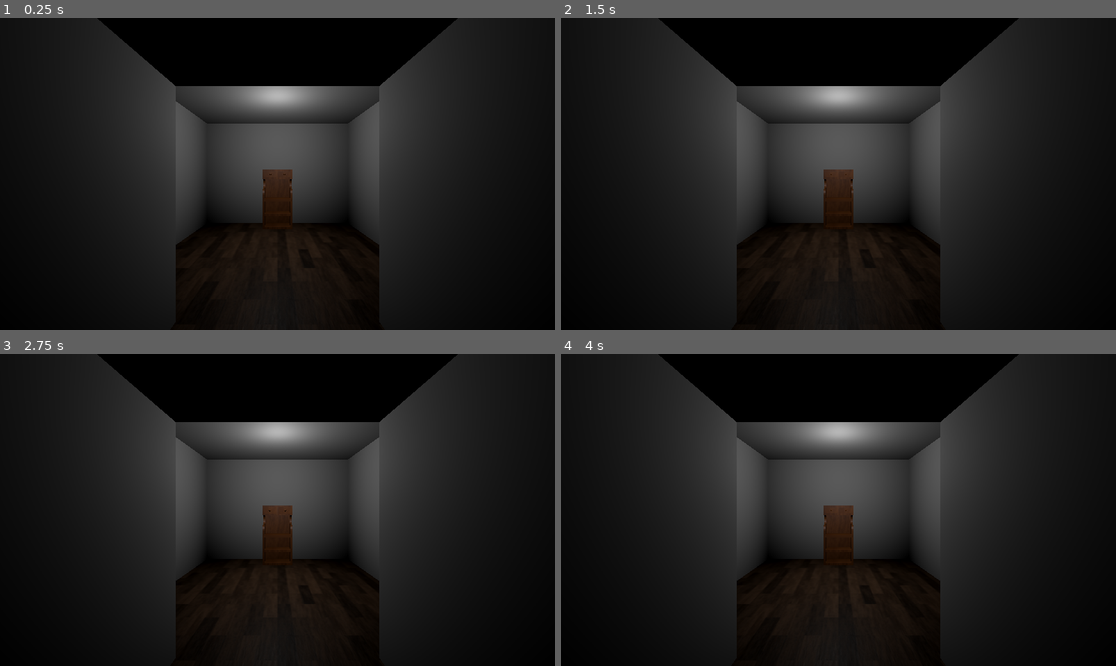
Above: before the commit, frames 1-4 (two rows, left to right).
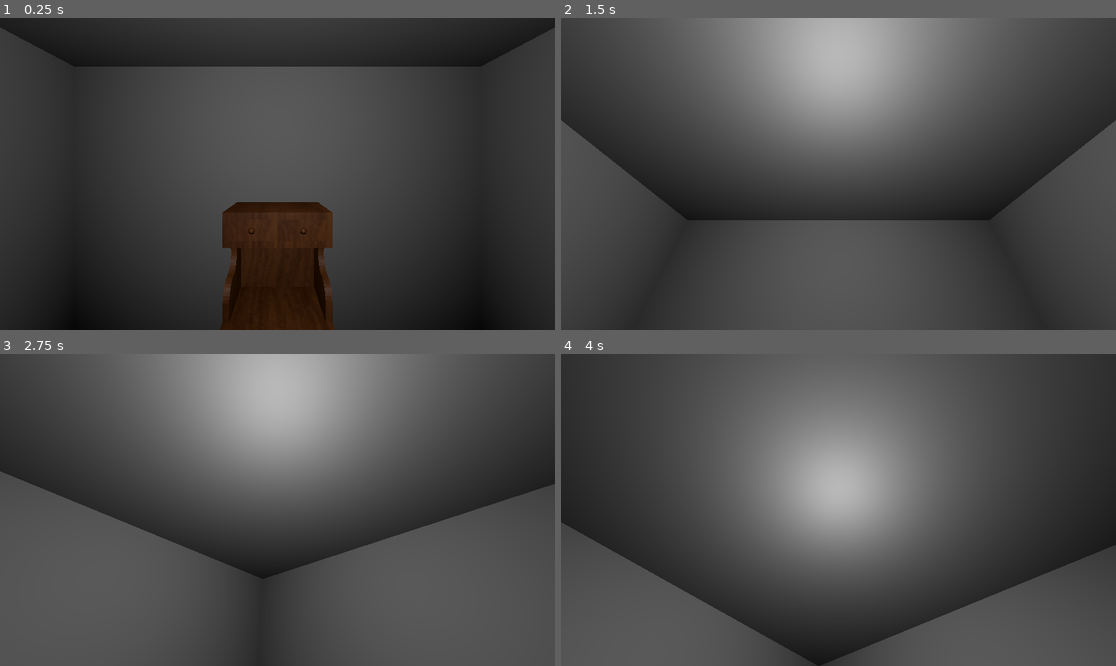
Above: after the commit, the same moments.

Repository: Angburmun/EV2024-25-escape-room
Game: Godot game, scene res://escena_pasillo.tscn
The game is run twice, just before and just after one commit, with the same random seed, the same clock (stepped at 60 frames per second) and the same inputs.
Inputs:
- Up to frame 1 (0.25 s): no input
- Up to frame 2 (1.5 s): tap Enter (ui_accept) at 0.5, 0.77 s; hold Down (camara_abajo) 0.53-1.28 s; tap Up (camara_arriba) at 1.35 s
- Up to frame 3 (2.75 s): tap Enter (ui_accept) at 1.52, 2 s; hold Right (camara_derecha) from 2.03 s (still down)
- Up to frame 4 (4 s): release Right (camara_derecha) at 2.78 s; tap Left (camara_izquierda) at 2.85 s; tap Enter (ui_accept) at 3.02, 3.5, 3.77 s; hold Down (camara_abajo) from 3.53 s (still down)

The runs differ from the first frame. In frame 1, 46% of the frame differs, in the area x 0-100%, y 0-100%; in frame 2, 80%; in frame 3, 84%; in frame 4, 90%.
Error before the commit: Attempt to call function 'rotate_y' in base 'null instance' on a null instance. (res://ESCENAS/camara.gd:28)

Commit message:
Creada cámara primera persona

Diff:
--- /dev/null
+++ b/ESCENAS/camara_fp.tscn
@@ -0,0 +1,15 @@
+[gd_scene load_steps=2 format=3 uid="uid://i75ortjs8325"]
+
+[ext_resource type="Script" uid="uid://bdjguon1hky5f" path="res://ESCENAS/camara.gd" id="1_700mp"]
+
+[node name="camara" type="Node3D"]
+script = ExtResource("1_700mp")
+
+[node name="EjeY" type="Node3D" parent="."]
+
+[node name="EjeX" type="Node3D" parent="EjeY"]
+
+[node name="vista" type="Camera3D" parent="EjeY/EjeX"]
+transform = Transform3D(1, 0, 0, 0, 1, 0, 0, 0, 1, 0, 1, 0)
+cull_mask = 1047553
+current = true
--- a/ESCENAS/escena-sillas.tscn
+++ b/ESCENAS/escena-sillas.tscn
@@ -2,7 +2,7 @@
 
 [ext_resource type="PackedScene" uid="uid://c14kfjqjja704" path="res://ESCENAS/silla.tscn" id="1_865ah"]
 [ext_resource type="PackedScene" uid="uid://c7xdstrk74yeg" path="res://ESCENAS/habitacion.tscn" id="1_ugwex"]
-[ext_resource type="PackedScene" uid="uid://dl2wtuxa6p5tn" path="res://ESCENAS/camara.tscn" id="3_sks45"]
+[ext_resource type="PackedScene" uid="uid://dl2wtuxa6p5tn" path="res://ESCENAS/camara_orbital.tscn" id="3_sks45"]
 [ext_resource type="PackedScene" uid="uid://bxsxp5hgjo068" path="res://ESCENAS_BLENDER/blender_aparador.tscn" id="4_uh5f3"]
 
 [node name="escena-sillas" type="Node3D"]
--- a/escena_pasillo.tscn
+++ b/escena_pasillo.tscn
@@ -1,15 +1,29 @@
-[gd_scene load_steps=5 format=3 uid="uid://b7rewe1nniolb"]
+[gd_scene load_steps=7 format=3 uid="uid://b7rewe1nniolb"]
 
+[ext_resource type="PackedScene" uid="uid://i75ortjs8325" path="res://ESCENAS/camara_fp.tscn" id="1_66ue0"]
 [ext_resource type="PackedScene" uid="uid://bxsxp5hgjo068" path="res://ESCENAS_BLENDER/blender_aparador.tscn" id="2_66ue0"]
 [ext_resource type="Material" uid="uid://buecjx8f0ga8f" path="res://TEXTURES/parquet.tres" id="2_ke01q"]
-[ext_resource type="PackedScene" uid="uid://dl2wtuxa6p5tn" path="res://ESCENAS/camara.tscn" id="2_wsk1g"]
+
+[sub_resource type="CapsuleMesh" id="CapsuleMesh_66ue0"]
+
+[sub_resource type="CapsuleShape3D" id="CapsuleShape3D_ke01q"]
 
 [sub_resource type="PlaneMesh" id="PlaneMesh_sugwf"]
 
 [node name="escena-pasillo" type="Node3D"]
 
-[node name="camara" parent="." instance=ExtResource("2_wsk1g")]
-transform = Transform3D(-4.37114e-08, 0, -1, 0, 1, 0, 1, 0, -4.37114e-08, 0, 0, 0)
+[node name="jugador" type="CharacterBody3D" parent="."]
+transform = Transform3D(-4.37114e-08, 0, -1, 0, 1, 0, 1, 0, -4.37114e-08, 0, 1.5, 0)
+
+[node name="camara" parent="jugador" instance=ExtResource("1_66ue0")]
+
+[node name="forma" type="MeshInstance3D" parent="jugador"]
+transform = Transform3D(0.75, 0, 0, 0, 1, 0, 0, 0, 0.75, 0, 0, 0)
+layers = 2
+mesh = SubResource("CapsuleMesh_66ue0")
+
+[node name="colision" type="CollisionShape3D" parent="jugador"]
+shape = SubResource("CapsuleShape3D_ke01q")
 
 [node name="habitacion1" type="CSGBox3D" parent="."]
 transform = Transform3D(1, 0, 0, 0, 1, 0, 0, 0, 1, 0, 2, 0)
Renamed: ESCENAS/camara.tscn -> ESCENAS/camara_orbital.tscn
